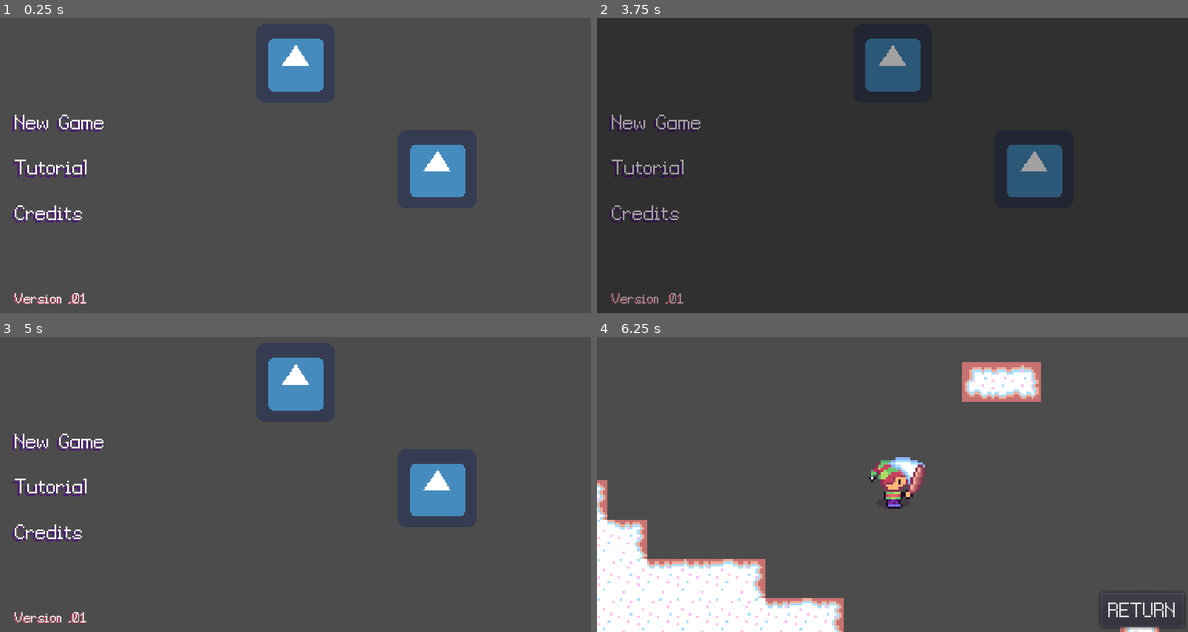
Above: before the commit, frames 1-4 (two rows, left to right).
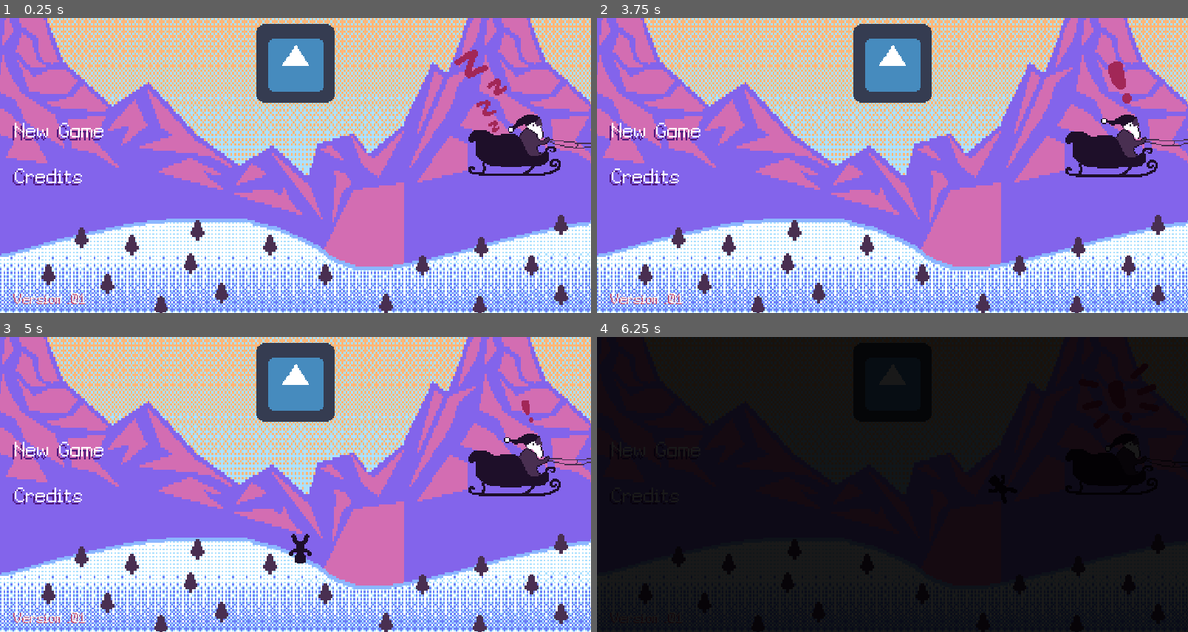
Above: after the commit, the same moments.

Repository: Franny-Dancis/WinterGameJam2020
Game: Godot game, scene res://Title Screen/TitleScreen.tscn
The game is run twice, just before and just after one commit, with the same random seed, the same clock (stepped at 60 frames per second) and the same inputs. The engine's default icon, where the game draws it, is replaced by a stand-in: a white triangle on a blue panel in a dark square.
Inputs (mouse positions are in pixels of both pictures, inside the frame that each line leads up to):
- Up to frame 1 (0.25 s): no input
- Up to frame 2 (3.75 s): click (750, 171) at 0.5 s, where only the run before the commit has a clickable "Tutorial"; click "Back" at 1.25 s; click "Credits" at 2 s; click "Back" at 2.75 s; click "New Game" at 3.5 s
- Up to frame 3 (5 s): click (543, 611) at 4.25 s, where only the run before the commit has a clickable "RETURN"
- Up to frame 4 (6.25 s): click "New Game" at 5 s; hold Right (ui_right) from 5.78 s (still down); tap Z (attack) at 5.85 s

The runs differ from the first frame. In frame 1, 96% of the frame differs, in the area x 0-100%, y 0-100%; in frame 2, 100%; in frame 3, 96%; in frame 4, 100%.

Commit message:
Add files via upload

Diff:
--- /dev/null
+++ b/Camera2D.gd
@@ -0,0 +1,11 @@
+extends Camera2D
+
+onready var topLeft = $Limits/topLeft
+onready var bottomRight = $Limits/bottomRight
+
+
+func _ready():
+	limit_top = topLeft.position.y
+	limit_left = topLeft.position.x
+	limit_bottom = bottomRight.position.y
+	limit_right = bottomRight.position.x
--- /dev/null
+++ b/Camera2D.tscn
@@ -0,0 +1,19 @@
+[gd_scene load_steps=2 format=2]
+
+[ext_resource path="res://Camera2D.gd" type="Script" id=1]
+
+[node name="Camera2D" type="Camera2D"]
+position = Vector2( 240, 120 )
+current = true
+zoom = Vector2( 0.6, 0.6 )
+process_mode = 0
+smoothing_enabled = true
+script = ExtResource( 1 )
+
+[node name="Limits" type="Node" parent="."]
+
+[node name="topLeft" type="Position2D" parent="Limits"]
+position = Vector2( 96, 48 )
+
+[node name="bottomRight" type="Position2D" parent="Limits"]
+position = Vector2( 384, 192 )
--- a/Title Screen/TitleScreen.tscn
+++ b/Title Screen/TitleScreen.tscn
@@ -1,15 +1,183 @@
-[gd_scene load_steps=10 format=2]
+[gd_scene load_steps=46 format=2]
 
 [ext_resource path="res://pixelated-loveNew.ttf" type="DynamicFontData" id=1]
 [ext_resource path="res://icon.png" type="Texture" id=2]
 [ext_resource path="res://Title Screen/Buttons/CreditsButton.tscn" type="PackedScene" id=3]
 [ext_resource path="res://Title Screen/Buttons/NewGameButton.tscn" type="PackedScene" id=4]
 [ext_resource path="res://fade_in/FadeIn.tscn" type="PackedScene" id=5]
-[ext_resource path="res://Title Screen/Buttons/TutorialButton.tscn" type="PackedScene" id=6]
-[ext_resource path="res://Title Screen/Buttons/MenuButton.gd" type="Script" id=7]
+[ext_resource path="res://Title Screen/hillsClose.png" type="Texture" id=6]
 [ext_resource path="res://Title Screen/title_screen.gd" type="Script" id=8]
-
-[sub_resource type="DynamicFont" id=1]
+[ext_resource path="res://Title Screen/sleeping.png" type="Texture" id=9]
+[ext_resource path="res://Title Screen/Wake_Up.png" type="Texture" id=10]
+[ext_resource path="res://Title Screen/Falling_Elf-Sheet.png" type="Texture" id=12]
+[ext_resource path="res://Title Screen/Sleigh_103x51.png" type="Texture" id=13]
+[ext_resource path="res://Title Screen/Hill_Menu_BG.png" type="Texture" id=14]
+[ext_resource path="res://Title Screen/allTreePanning.png" type="Texture" id=15]
+
+[sub_resource type="AtlasTexture" id=1]
+atlas = ExtResource( 9 )
+region = Rect2( 0, 0, 38, 61 )
+
+[sub_resource type="AtlasTexture" id=2]
+atlas = ExtResource( 9 )
+region = Rect2( 38, 0, 38, 61 )
+
+[sub_resource type="AtlasTexture" id=3]
+atlas = ExtResource( 9 )
+region = Rect2( 76, 0, 38, 61 )
+
+[sub_resource type="AtlasTexture" id=4]
+atlas = ExtResource( 9 )
+region = Rect2( 114, 0, 38, 61 )
+
+[sub_resource type="SpriteFrames" id=5]
+animations = [ {
+"frames": [ SubResource( 1 ), SubResource( 2 ), SubResource( 3 ), SubResource( 4 ) ],
+"loop": true,
+"name": "default",
+"speed": 5.0
+} ]
+
+[sub_resource type="AtlasTexture" id=6]
+atlas = ExtResource( 15 )
+region = Rect2( 3584, 0, 256, 42 )
+
+[sub_resource type="AtlasTexture" id=7]
+atlas = ExtResource( 15 )
+region = Rect2( 3840, 0, 256, 42 )
+
+[sub_resource type="AtlasTexture" id=8]
+atlas = ExtResource( 15 )
+region = Rect2( 4096, 0, 256, 42 )
+
+[sub_resource type="AtlasTexture" id=9]
+atlas = ExtResource( 15 )
+region = Rect2( 4352, 0, 256, 42 )
+
+[sub_resource type="AtlasTexture" id=10]
+atlas = ExtResource( 15 )
+region = Rect2( 4608, 0, 256, 42 )
+
+[sub_resource type="AtlasTexture" id=11]
+atlas = ExtResource( 15 )
+region = Rect2( 4864, 0, 256, 42 )
+
+[sub_resource type="AtlasTexture" id=12]
+atlas = ExtResource( 15 )
+region = Rect2( 5120, 0, 256, 42 )
+
+[sub_resource type="AtlasTexture" id=13]
+atlas = ExtResource( 15 )
+region = Rect2( 5376, 0, 256, 42 )
+
+[sub_resource type="AtlasTexture" id=14]
+atlas = ExtResource( 15 )
+region = Rect2( 5632, 0, 256, 42 )
+
+[sub_resource type="AtlasTexture" id=15]
+atlas = ExtResource( 15 )
+region = Rect2( 5888, 0, 256, 42 )
+
+[sub_resource type="AtlasTexture" id=16]
+atlas = ExtResource( 15 )
+region = Rect2( 6144, 0, 256, 42 )
+
+[sub_resource type="AtlasTexture" id=17]
+atlas = ExtResource( 15 )
+region = Rect2( 6400, 0, 256, 42 )
+
+[sub_resource type="AtlasTexture" id=18]
+atlas = ExtResource( 15 )
+region = Rect2( 6656, 0, 256, 42 )
+
+[sub_resource type="AtlasTexture" id=19]
+atlas = ExtResource( 15 )
+region = Rect2( 6912, 0, 256, 42 )
+
+[sub_resource type="SpriteFrames" id=20]
+animations = [ {
+"frames": [ SubResource( 6 ), SubResource( 7 ), SubResource( 8 ), SubResource( 9 ), SubResource( 10 ), SubResource( 11 ), SubResource( 12 ), SubResource( 13 ), SubResource( 14 ), SubResource( 15 ), SubResource( 16 ), SubResource( 17 ), SubResource( 18 ), SubResource( 19 ) ],
+"loop": true,
+"name": "default",
+"speed": 16.0
+} ]
+
+[sub_resource type="AtlasTexture" id=21]
+atlas = ExtResource( 13 )
+region = Rect2( 0, 0, 103, 51 )
+
+[sub_resource type="AtlasTexture" id=22]
+atlas = ExtResource( 13 )
+region = Rect2( 103, 0, 103, 51 )
+
+[sub_resource type="AtlasTexture" id=23]
+atlas = ExtResource( 13 )
+region = Rect2( 206, 0, 103, 51 )
+
+[sub_resource type="AtlasTexture" id=24]
+atlas = ExtResource( 13 )
+region = Rect2( 309, 0, 103, 51 )
+
+[sub_resource type="SpriteFrames" id=25]
+animations = [ {
+"frames": [ SubResource( 21 ), SubResource( 22 ), SubResource( 23 ), SubResource( 24 ) ],
+"loop": true,
+"name": "default",
+"speed": 10.0
+} ]
+
+[sub_resource type="AtlasTexture" id=26]
+atlas = ExtResource( 10 )
+region = Rect2( 0, 0, 65, 53 )
+
+[sub_resource type="AtlasTexture" id=27]
+atlas = ExtResource( 10 )
+region = Rect2( 65, 0, 65, 53 )
+
+[sub_resource type="AtlasTexture" id=28]
+atlas = ExtResource( 10 )
+region = Rect2( 130, 0, 65, 53 )
+
+[sub_resource type="AtlasTexture" id=29]
+atlas = ExtResource( 10 )
+region = Rect2( 195, 0, 65, 53 )
+
+[sub_resource type="SpriteFrames" id=30]
+animations = [ {
+"frames": [ SubResource( 26 ), SubResource( 27 ), SubResource( 28 ), SubResource( 29 ) ],
+"loop": true,
+"name": "default",
+"speed": 5.0
+} ]
+
+[sub_resource type="Animation" id=31]
+resource_name = "falling"
+tracks/0/type = "value"
+tracks/0/path = NodePath(".:frame")
+tracks/0/interp = 2
+tracks/0/loop_wrap = true
+tracks/0/imported = false
+tracks/0/enabled = true
+tracks/0/keys = {
+"times": PoolRealArray( 0, 0.1, 0.2, 0.3, 0.4, 0.5, 0.6, 0.7, 0.8, 0.9, 1 ),
+"transitions": PoolRealArray( 1, 1, 1, 1, 1, 1, 1, 1, 1, 1, 1 ),
+"update": 1,
+"values": [ 0, 1, 2, 3, 4, 5, 6, 7, 7, 1, 2 ]
+}
+tracks/1/type = "value"
+tracks/1/path = NodePath(".:position")
+tracks/1/interp = 2
+tracks/1/loop_wrap = true
+tracks/1/imported = false
+tracks/1/enabled = true
+tracks/1/keys = {
+"times": PoolRealArray( 0, 0.2, 0.5, 1 ),
+"transitions": PoolRealArray( 1, 1, 1, 1 ),
+"update": 0,
+"values": [ Vector2( 400, 112 ), Vector2( 312, 128 ), Vector2( 216, 192 ), Vector2( 112, 264 ) ]
+}
+
+[sub_resource type="DynamicFont" id=32]
 size = 11
 font_data = ExtResource( 1 )
 
@@ -20,6 +188,54 @@
 __meta__ = {
 "_edit_use_anchors_": false
 }
+
+[node name="backGround" type="Sprite" parent="."]
+position = Vector2( 328, 152 )
+scale = Vector2( 1.53125, 2 )
+texture = ExtResource( 14 )
+
+[node name="hillsClose" type="Sprite" parent="."]
+position = Vector2( 256, 136 )
+scale = Vector2( 1.40625, 1.5 )
+texture = ExtResource( 6 )
+
+[node name="sleepingAnimation" type="AnimatedSprite" parent="."]
+position = Vector2( 392, 56 )
+scale = Vector2( 1.22243, 1.22243 )
+frames = SubResource( 5 )
+frame = 3
+playing = true
+
+[node name="darkestTrees" type="AnimatedSprite" parent="."]
+visible = false
+position = Vector2( 288, 256 )
+scale = Vector2( 2.72619, 2.72619 )
+frames = SubResource( 20 )
+frame = 10
+playing = true
+
+[node name="santaSprite" type="AnimatedSprite" parent="."]
+position = Vector2( 432, 104 )
+frames = SubResource( 25 )
+frame = 2
+playing = true
+
+[node name="wakeUp" type="AnimatedSprite" parent="."]
+visible = false
+position = Vector2( 424, 48 )
+frames = SubResource( 30 )
+frame = 2
+playing = true
+
+[node name="fallingElf" type="Sprite" parent="."]
+visible = false
+position = Vector2( 112, 264 )
+texture = ExtResource( 12 )
+hframes = 8
+frame = 2
+
+[node name="AnimationPlayer" type="AnimationPlayer" parent="fallingElf"]
+anims/falling = SubResource( 31 )
 
 [node name="Menu" type="VBoxContainer" parent="."]
 margin_left = 12.0
@@ -39,64 +255,41 @@
 [node name="CenterRow" type="HBoxContainer" parent="Menu"]
 margin_top = 68.0
 margin_right = 456.0
-margin_bottom = 172.0
+margin_bottom = 147.0
 size_flags_vertical = 3
 
 [node name="Buttons" type="VBoxContainer" parent="Menu/CenterRow"]
-margin_right = 226.0
-margin_bottom = 104.0
+margin_right = 456.0
+margin_bottom = 79.0
 size_flags_horizontal = 3
 size_flags_vertical = 3
 custom_constants/separation = 10
 alignment = 1
 
 [node name="NewGameButton" parent="Menu/CenterRow/Buttons" instance=ExtResource( 4 )]
-margin_right = 226.0
-margin_bottom = 28.0
+margin_top = 6.0
+margin_right = 456.0
+margin_bottom = 34.0
 rect_min_size = Vector2( 0, 0 )
 focus_mode = 0
 enabled_focus_mode = 0
 sceneToLoad = "res://World.tscn"
 
-[node name="TutorialButton" parent="Menu/CenterRow/Buttons" instance=ExtResource( 6 )]
-margin_top = 38.0
-margin_right = 226.0
-margin_bottom = 66.0
-rect_min_size = Vector2( 0, 0 )
-focus_mode = 0
-enabled_focus_mode = 0
-script = ExtResource( 7 )
-sceneToLoad = "res://Game/Tutorial.tscn"
-
 [node name="CreditsButton" parent="Menu/CenterRow/Buttons" instance=ExtResource( 3 )]
-margin_top = 76.0
-margin_right = 226.0
-margin_bottom = 104.0
+margin_top = 44.0
+margin_right = 456.0
+margin_bottom = 72.0
 rect_min_size = Vector2( 0, 0 )
 focus_mode = 0
 enabled_focus_mode = 0
 sceneToLoad = "res://Game/Credits.tscn"
 
-[node name="CenterContainer" type="CenterContainer" parent="Menu/CenterRow"]
-margin_left = 230.0
-margin_right = 456.0
-margin_bottom = 104.0
-size_flags_horizontal = 3
-size_flags_vertical = 3
-
-[node name="Tutorial" type="TextureRect" parent="Menu/CenterRow/CenterContainer"]
-margin_left = 81.0
-margin_top = 20.0
-margin_right = 145.0
-margin_bottom = 84.0
-texture = ExtResource( 2 )
-
 [node name="VersionLabel" type="Label" parent="Menu"]
-margin_top = 176.0
+margin_top = 151.0
 margin_right = 456.0
 margin_bottom = 230.0
 size_flags_vertical = 3
-custom_fonts/font = SubResource( 1 )
+custom_fonts/font = SubResource( 32 )
 custom_colors/font_color_shadow = Color( 0.8, 0.258824, 0.368627, 1 )
 custom_constants/shadow_offset_x = -1
 custom_constants/shadow_offset_y = 1
--- a/Title Screen/title_screen.gd
+++ b/Title Screen/title_screen.gd
@@ -1,5 +1,10 @@
 extends Control
 
+
+onready var fallingElf = $fallingElf
+onready var animationPlayer = $fallingElf/AnimationPlayer
+onready var sleepingAnimation = $sleepingAnimation
+onready var wakeUpAnimation = $wakeUp
 
 var scene_path_to_load
 
@@ -11,6 +16,13 @@
 		button.connect("pressed", self, "_on_Button_Pressed", [button.sceneToLoad])
 
 func _on_Button_Pressed(sceneToLoad):
+	if (sceneToLoad == "res://World.tscn"):
+		sleepingAnimation.visible = false
+		wakeUpAnimation.visible = true
+		yield(get_tree().create_timer(1), "timeout")
+		fallingElf.visible = true
+		animationPlayer.play("falling")
+		yield(get_tree().create_timer(1.2), "timeout")
 	scene_path_to_load = sceneToLoad
 	$FadeIn.show()
 	$FadeIn.fade_in()
--- /dev/null
+++ b/default_bus_layout.tres
@@ -0,0 +1,15 @@
+[gd_resource type="AudioBusLayout" format=2]
+
+[resource]
+bus/1/name = "SFX"
+bus/1/solo = false
+bus/1/mute = false
+bus/1/bypass_fx = false
+bus/1/volume_db = 0.0
+bus/1/send = "Master"
+bus/2/name = "Music"
+bus/2/solo = false
+bus/2/mute = false
+bus/2/bypass_fx = false
+bus/2/volume_db = 0.0
+bus/2/send = "Master"
--- a/pauseMenu.tscn
+++ b/pauseMenu.tscn
@@ -6,8 +6,8 @@
 [ext_resource path="res://System/menu_buttons/soundButtonPressed.png" type="Texture" id=4]
 [ext_resource path="res://System/menu_buttons/miscButtonPressed.png" type="Texture" id=5]
 [ext_resource path="res://System/menu_buttons/miscButton.png" type="Texture" id=6]
-[ext_resource path="res://System/menu_buttons/saveButtonPressed.png" type="Texture" id=7]
-[ext_resource path="res://System/menu_buttons/saveButton.png" type="Texture" id=8]
+[ext_resource path="res://System/menu_buttons/Button_Tag__Text_Pressed_3.png" type="Texture" id=7]
+[ext_resource path="res://System/menu_buttons/Button_Tag__Text_3_Updated.png" type="Texture" id=8]
 [ext_resource path="res://System/menu_buttons/pauseText.png" type="Texture" id=9]
 [ext_resource path="res://System/menu_buttons/checkboxFilled.png" type="Texture" id=10]
 [ext_resource path="res://System/menu_buttons/checkboxEmpty.png" type="Texture" id=11]
@@ -18,6 +18,10 @@
 [ext_resource path="res://System/soundMenu.gd" type="Script" id=16]
 [ext_resource path="res://System/menu_buttons/snowFXButton.png" type="Texture" id=17]
 [ext_resource path="res://System/miscMenu.gd" type="Script" id=18]
+[ext_resource path="res://System/menu_buttons/Exit_Confirm_Dialogue.png" type="Texture" id=19]
+[ext_resource path="res://System/menu_buttons/Quit_Button.png" type="Texture" id=20]
+[ext_resource path="res://System/menu_buttons/Back_Button.png" type="Texture" id=21]
+[ext_resource path="res://Sounds/UI_Button_3.wav" type="AudioStream" id=22]
 
 [node name="pauseMenu" type="CanvasLayer"]
 
@@ -187,6 +191,42 @@
 position = Vector2( -50.2885, 5.78502 )
 scale = Vector2( 1.36077, 1.36077 )
 texture = ExtResource( 17 )
+
+[node name="areYouSure" type="Control" parent="pause"]
+visible = false
+margin_right = 40.0
+margin_bottom = 40.0
+__meta__ = {
+"_edit_use_anchors_": false
+}
+
+[node name="TextureRect" type="TextureRect" parent="pause/areYouSure"]
+margin_left = 191.409
+margin_top = 79.4103
+margin_right = 287.409
+margin_bottom = 152.41
+texture = ExtResource( 19 )
+__meta__ = {
+"_edit_use_anchors_": false
+}
+
+[node name="quitConfirm" type="TextureButton" parent="pause/areYouSure"]
+margin_left = 206.411
+margin_top = 122.53
+margin_right = 234.411
+margin_bottom = 137.53
+texture_normal = ExtResource( 20 )
+
+[node name="quitCancel" type="TextureButton" parent="pause/areYouSure"]
+margin_left = 244.0
+margin_top = 123.0
+margin_right = 272.0
+margin_bottom = 138.0
+texture_normal = ExtResource( 21 )
+
+[node name="AudioStreamPlayer" type="AudioStreamPlayer" parent="pause"]
+stream = ExtResource( 22 )
+bus = "SFX"
 [connection signal="pressed" from="pause/soundButton" to="pause" method="_on_soundButton_pressed"]
 [connection signal="pressed" from="pause/miscButton" to="pause" method="_on_miscButton_pressed"]
 [connection signal="pressed" from="pause/exitButton" to="pause" method="_on_exitButton_pressed"]
@@ -195,3 +235,5 @@
 [connection signal="pressed" from="pause/soundMenu/soundApply" to="pause" method="_on_soundApply_pressed"]
 [connection signal="pressed" from="pause/miscMenu/miscApply" to="pause" method="_on_miscApply_pressed"]
 [connection signal="toggled" from="pause/miscMenu/snowFXBox" to="pause/miscMenu" method="_on_snowFXBox_toggled"]
+[connection signal="pressed" from="pause/areYouSure/quitConfirm" to="pause" method="_on_quitConfirm_pressed"]
+[connection signal="pressed" from="pause/areYouSure/quitCancel" to="pause" method="_on_quitCancel_pressed"]
Binary file changed: Tilemaps/cliffTileMap.png
Binary file added: Title Screen/Falling_Elf-Sheet.png
Not shown, added: Title Screen/Falling_Elf-Sheet.png.import
Binary file added: Title Screen/Hill_Menu_BG.png
Not shown, added: Title Screen/Hill_Menu_BG.png.import
Binary file added: Title Screen/Sleigh_103x51.png
Not shown, added: Title Screen/Sleigh_103x51.png.import
Binary file added: Title Screen/Tree_1.png
Not shown, added: Title Screen/Tree_1.png.import
Binary file added: Title Screen/Tree_2.png
Not shown, added: Title Screen/Tree_2.png.import
Binary file added: Title Screen/Tree_4.png
(and 13 more such lines)
